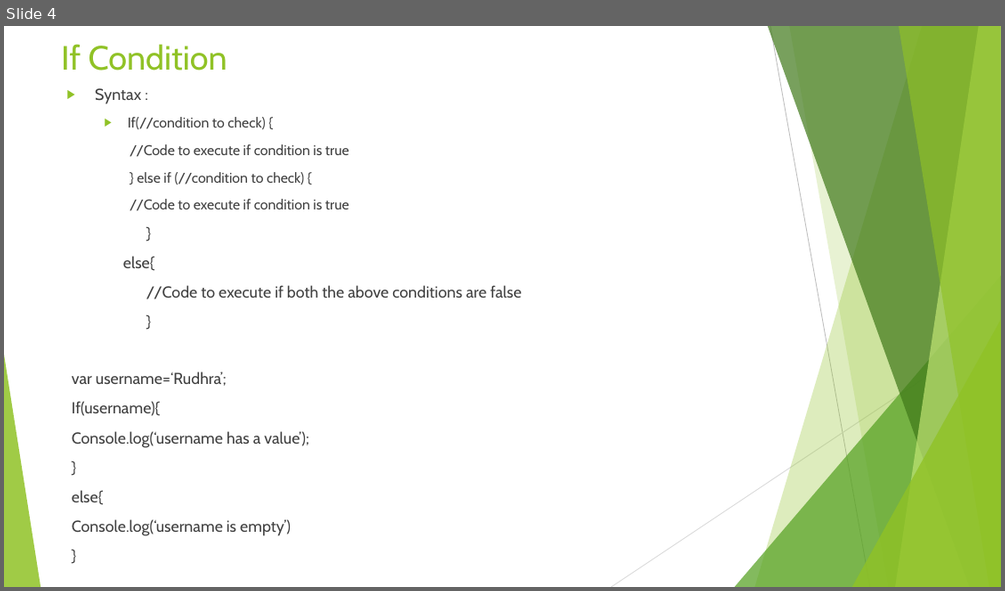
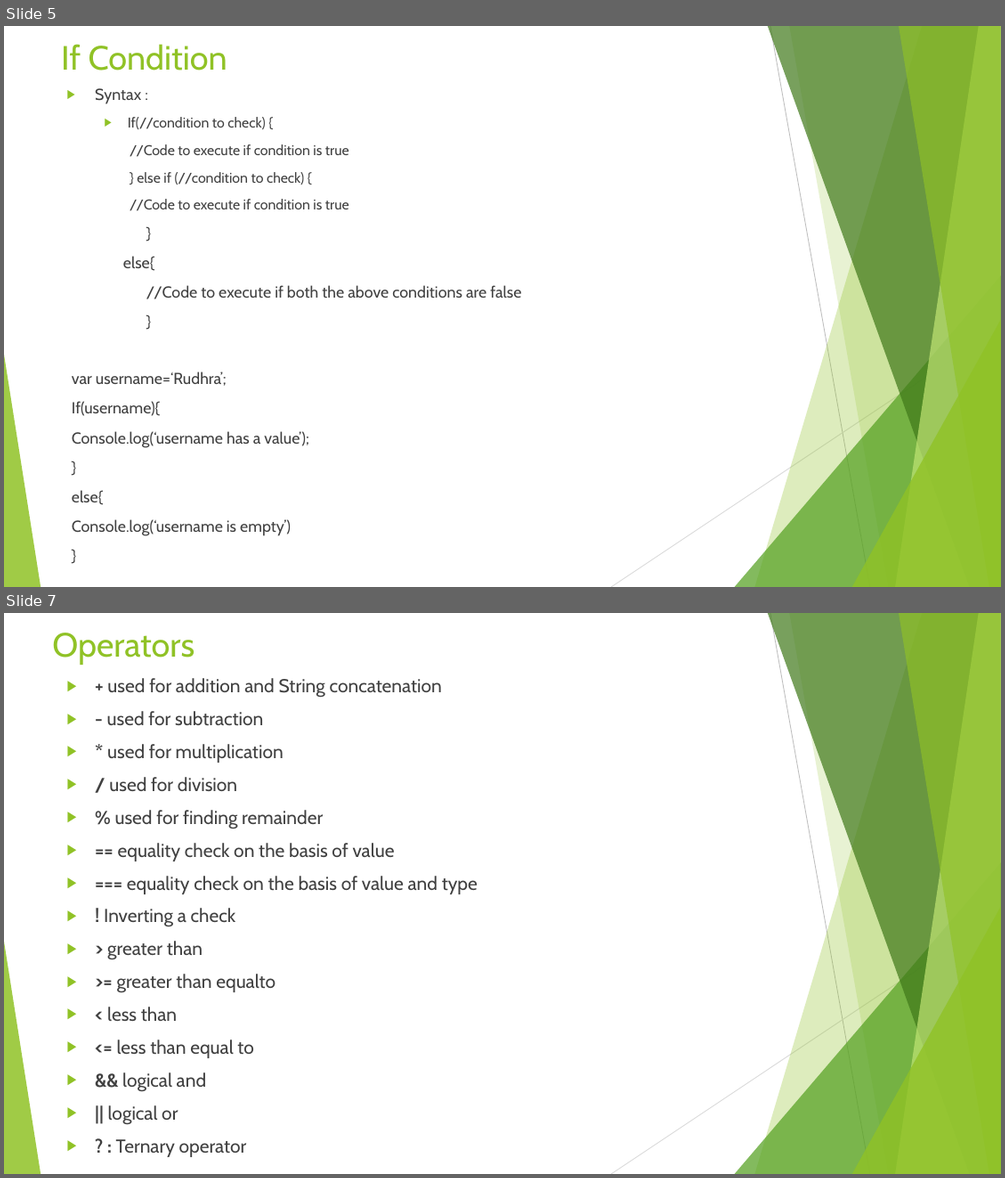
Before and after one commit to rudhrainfogain/JavaScript, a slide deck: PPT/JavaScriptTraining.pptx. Shown one above the other, each under a label of ours: slide 4 before the commit, slides 5 and 7 after it; the slides between them are not shown. The pictures are 1005x591 and 1005x1178 pixels, drawn with LibreOffice and Linux fonts; fonts in the diff are those of the drawing. Boxes give left, top, right and bottom in pixels: in the first picture for what was removed or moved away, otherwise in the second. Text is boxed around its words. In the diff, an @@ line names an element or a change of style, - is before the commit and + after.

```diff
--- a/PPT/JavaScriptTraining.pptx
+++ b/PPT/JavaScriptTraining.pptx
@@ slide 7 added at <box>4,613,1001,1174</box>, background #FFFFFF; not listed: 10 template elements that a slide beside it also shows @@
@@ title added at <box>52,633,194,665</box>, 32.4 pt, text #90C226 @@
+Operators
@@ text added at <box>104,678,477,1157</box>, 18 pt, text #404040 @@
+▶ + used for addition and String concatenation
+▶ - used for subtraction
+▶ * used for multiplication
+▶ / used for division
+▶ % used for finding remainder
+▶ == equality check on the basis of value
+▶ === equality check on the basis of value and type
+▶ ! Inverting a check
+▶ > greater than
+▶ >= greater than equalto
+▶ < less than
+▶ <= less than equal to
+▶ && logical and
+▶ || logical or
+▶ ? : Ternary operator
@@ what was slide 4 is now slide 5 @@
```
Also in this commit, not shown: 9 other slides added, 7 other files.
